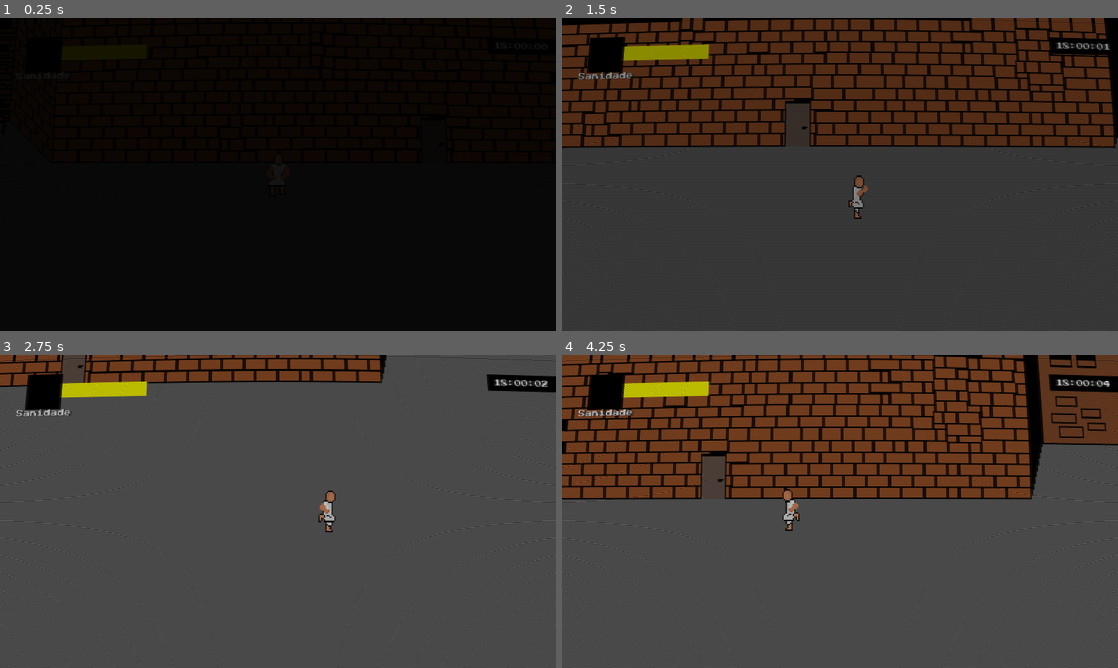
Above: before the commit, frames 1-4 (two rows, left to right).
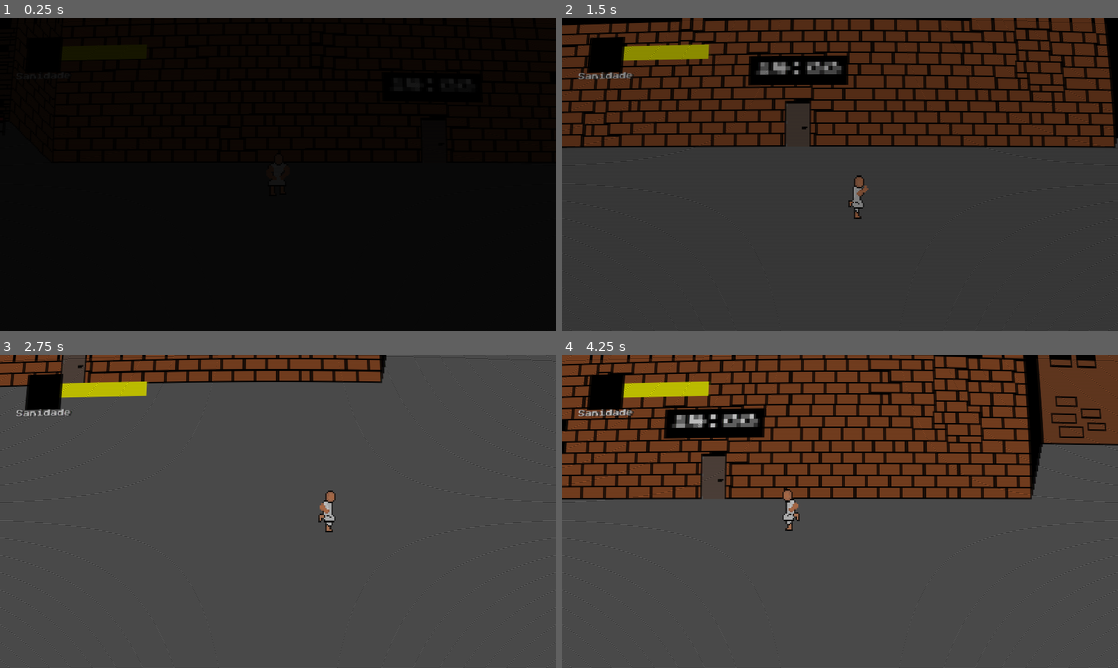
Above: after the commit, the same moments.

Repository: FarofaFaction/Criascript-Jam-Game
Game: Godot game, scene res://Game/Room/room.tscn
Same seed, same stepped clock (60 frames per second), same inputs: the game is played once before the commit and once after it. This scene is started directly instead of the project's main scene.
Inputs:
- Up to frame 1 (0.25 s): no input
- Up to frame 2 (1.5 s): hold Right (ui_right) 0.53-1.28 s; hold Shift (Run) 0.53-1.28 s; hold Down (ui_down) from 1.28 s (still down); tap Shift (Run) at 1.35 s
- Up to frame 3 (2.75 s): release Down (ui_down) at 2.03 s; hold Right (ui_right) from 2.03 s (still down); hold Shift (Run) from 2.03 s (still down)
- Up to frame 4 (4.25 s): release Right (ui_right) at 2.78 s; release Shift (Run) at 2.78 s; hold Up (ui_up) 2.78-3.53 s; tap Shift (Run) at 2.85 s; hold Left (ui_left) from 3.53 s (still down); hold Shift (Run) from 3.53 s (still down)

The runs differ from the first frame. In frame 1, less than 0.1% of the frame differs, in the area x 73-91%, y 8-22%; in frame 2, 1.9%; in frame 3, 0.6%; in frame 4, 2.2%, in the area x 18-100%, y 6-27%.

Commit message:
update-event

Diff:
--- a/Game/Events/event_day_1.gd
+++ b/Game/Events/event_day_1.gd
@@ -4,6 +4,8 @@
 @onready var Enemies := $"../../Enemies"
 
 func _ready() -> void:
+	GlobalTimer.set_time(18, 0)
+	GlobalTimer.set_speed(6)
 	pass # Replace with function body.
 
 
--- a/Game/Room/room.tscn
+++ b/Game/Room/room.tscn
@@ -1,10 +1,11 @@
-[gd_scene load_steps=12 format=3 uid="uid://b46ln0l8u82r0"]
+[gd_scene load_steps=13 format=3 uid="uid://b46ln0l8u82r0"]
 
 [ext_resource type="PackedScene" uid="uid://ca2c7jnemw4ie" path="res://Objects/wall.tscn" id="1_2ok7y"]
 [ext_resource type="PackedScene" uid="uid://dmkbsln86fgm7" path="res://Objects/CanvasLayer.tscn" id="1_604fw"]
 [ext_resource type="Script" path="res://Game/Events/event_day_1.gd" id="1_nsy3m"]
 [ext_resource type="Texture2D" uid="uid://boce3olqcv7iq" path="res://Objects/mapa 1.png" id="2_g62a8"]
 [ext_resource type="PackedScene" uid="uid://7sspjh77o6vm" path="res://Game/Player/player.tscn" id="4_i14w1"]
+[ext_resource type="PackedScene" uid="uid://cxpyp7yoxaixr" path="res://Objects/room_clock.tscn" id="4_yqami"]
 [ext_resource type="AudioStream" uid="uid://dlxpad3bry0wj" path="res://Audio/Music/fundo_assustador.mp3" id="6_457a2"]
 
 [sub_resource type="OccluderPolygon2D" id="OccluderPolygon2D_nfg62"]
@@ -47,6 +48,9 @@
 [node name="WallTest" type="Sprite2D" parent="Room_3"]
 position = Vector2(1103, 495)
 texture = ExtResource("2_g62a8")
+
+[node name="RoomClock" parent="Room_3" instance=ExtResource("4_yqami")]
+position = Vector2(1025, 360)
 
 [node name="wall" parent="Room_3" instance=ExtResource("1_2ok7y")]
 position = Vector2(195, 506)
--- a/Objects/CanvasLayer.tscn
+++ b/Objects/CanvasLayer.tscn
@@ -1,8 +1,7 @@
-[gd_scene load_steps=6 format=3 uid="uid://dmkbsln86fgm7"]
+[gd_scene load_steps=5 format=3 uid="uid://dmkbsln86fgm7"]
 
 [ext_resource type="Script" path="res://Interface/PlayerInterface/sanity.gd" id="2_6m3ts"]
 [ext_resource type="FontFile" uid="uid://b572bvrcrok26" path="res://Fontes/Press_Start_2P/PressStart2P-Regular.ttf" id="2_75npj"]
-[ext_resource type="Script" path="res://Interface/PlayerInterface/timer.gd" id="3_eetj6"]
 [ext_resource type="PackedScene" uid="uid://bcbwi06gudnxm" path="res://Interface/Pause/in_game_pause.tscn" id="4_ab67x"]
 [ext_resource type="PackedScene" uid="uid://cbs8kdjubysdg" path="res://Shaders/crt_shader.tscn" id="5_7b262"]
 
@@ -54,42 +53,6 @@
 theme_override_font_sizes/font_size = 24
 text = "Sanidade"
 
-[node name="Timer" type="Control" parent="."]
-layout_mode = 3
-anchors_preset = 0
-offset_left = 1635.0
-offset_top = 87.0
-offset_right = 1675.0
-offset_bottom = 127.0
-script = ExtResource("3_eetj6")
-seconds_per_minute = 1.0
-timestop = false
-
-[node name="TimeLabel" type="Label" parent="Timer"]
-layout_mode = 0
-offset_left = 93.0
-offset_top = -15.0
-offset_right = 189.0
-offset_bottom = 9.0
-theme_override_colors/font_color = Color(1, 1, 1, 1)
-theme_override_fonts/font = ExtResource("2_75npj")
-theme_override_font_sizes/font_size = 24
-text = "Time"
-
-[node name="ColorRect" type="ColorRect" parent="Timer/TimeLabel"]
-show_behind_parent = true
-layout_mode = 1
-anchors_preset = 15
-anchor_right = 1.0
-anchor_bottom = 1.0
-offset_left = -23.0
-offset_top = -16.0
-offset_right = 23.0
-offset_bottom = 16.0
-grow_horizontal = 2
-grow_vertical = 2
-color = Color(0, 0, 0, 1)
-
 [node name="InGamePause" parent="." instance=ExtResource("4_ab67x")]
 
 [node name="CRTShader" parent="." instance=ExtResource("5_7b262")]
--- /dev/null
+++ b/Objects/room_clock.gd
@@ -0,0 +1,12 @@
+extends Node2D
+
+@onready var TimeLabel :=$TimeLabel
+# Called when the node enters the scene tree for the first time.
+func _ready() -> void:
+
+	pass # Replace with function body.
+
+# Called every frame. 'delta' is the elapsed time since the previous frame.
+func _process(_delta: float) -> void:
+	TimeLabel.text = GlobalTimer.text
+	pass
--- /dev/null
+++ b/Objects/room_clock.tscn
@@ -0,0 +1,33 @@
+[gd_scene load_steps=3 format=3 uid="uid://cxpyp7yoxaixr"]
+
+[ext_resource type="Script" path="res://Objects/room_clock.gd" id="1_uivr2"]
+[ext_resource type="FontFile" uid="uid://b572bvrcrok26" path="res://Fontes/Press_Start_2P/PressStart2P-Regular.ttf" id="2_ijaip"]
+
+[node name="RoomClock" type="Node2D"]
+script = ExtResource("1_uivr2")
+
+[node name="ColorRect" type="ColorRect" parent="."]
+show_behind_parent = true
+anchors_preset = 15
+anchor_right = 1.0
+anchor_bottom = 1.0
+offset_right = 70.0
+offset_bottom = 20.0
+grow_horizontal = 2
+grow_vertical = 2
+color = Color(0, 0, 0, 1)
+
+[node name="TimeLabel" type="Label" parent="."]
+anchors_preset = 15
+anchor_right = 1.0
+anchor_bottom = 1.0
+offset_left = 5.0
+offset_top = 4.0
+offset_right = 65.0
+offset_bottom = 16.0
+grow_horizontal = 2
+grow_vertical = 2
+theme_override_colors/font_color = Color(1, 1, 1, 1)
+theme_override_fonts/font = ExtResource("2_ijaip")
+theme_override_font_sizes/font_size = 12
+text = "00:00"
--- a/Interface/PlayerInterface/timer.gd
+++ b/Scripts/timer.gd
@@ -2,14 +2,18 @@
 class_name  Watch
 
 # Variables to control the time
-@onready var TimeLabel : Label = $TimeLabel
-@onready var timer = set_time(18, 0)
+var text: String
 var total_time: float = 0.0
-@export var seconds_per_minute: float = 60 * 8  # 8 hours in seconds (480 seconds) for 1 minute of gameplay
-@export var timestop := true
+var seconds_per_minute: float = 60 * 8  # 8 hours in seconds (480 seconds) for 1 minute of gameplay
+#var timestop := true
+var timestop := false
 var hours: int
 var minutes: int
 var seconds: int
+
+func _ready() -> void:
+	set_time(18, 0)
+	pass
 
 func _run_clock(_delta: float):
 	total_time += (_delta * seconds_per_minute)
@@ -18,8 +22,8 @@
 	minutes = int(int(total_time) % 3600 / 60)
 	seconds = int(int(total_time) % 60)
 	# Format the time
-	TimeLabel.text = "%02d:%02d" % [hours, minutes]
-	TimeLabel.text = "%02d:%02d:%02d" % [hours, minutes, seconds]
+	text = "%02d:%02d" % [hours, minutes]
+	#text = "%02d:%02d:%02d" % [hours, minutes, seconds]
 	pass
 
 func start():
@@ -44,6 +48,6 @@
 
 	total_time = float(total_seconds)
 
-	var hours: int = int(total_time / 3600) % 24
-	var minutes: int = int(int(total_time) % 3600 / 60)
-	TimeLabel.text = "%02d:%02d" % [hours, minutes]
+	hours = int(total_time / 3600) % 24
+	minutes = int(int(total_time) % 3600 / 60)
+	text = "%02d:%02d" % [hours, minutes]
--- a/project.godot
+++ b/project.godot
@@ -20,6 +20,7 @@
 
 Global="*res://Scripts/global.gd"
 Transition="*res://Interface/Transition/Transition.tscn"
+GlobalTimer="*res://Scripts/timer.gd"
 
 [display]
 
